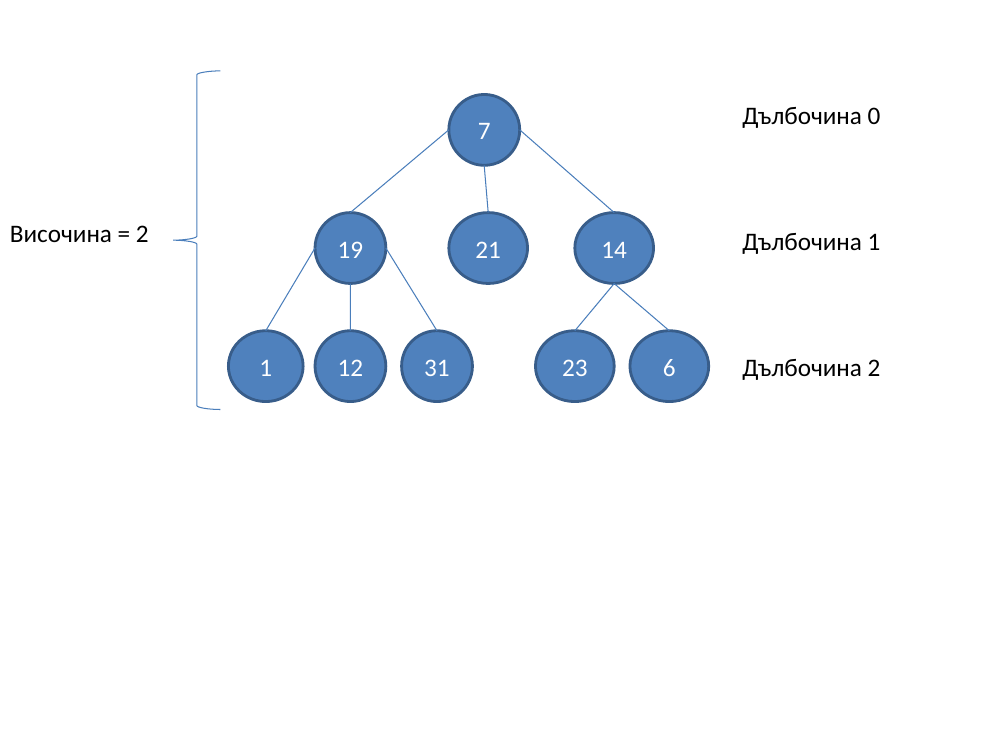
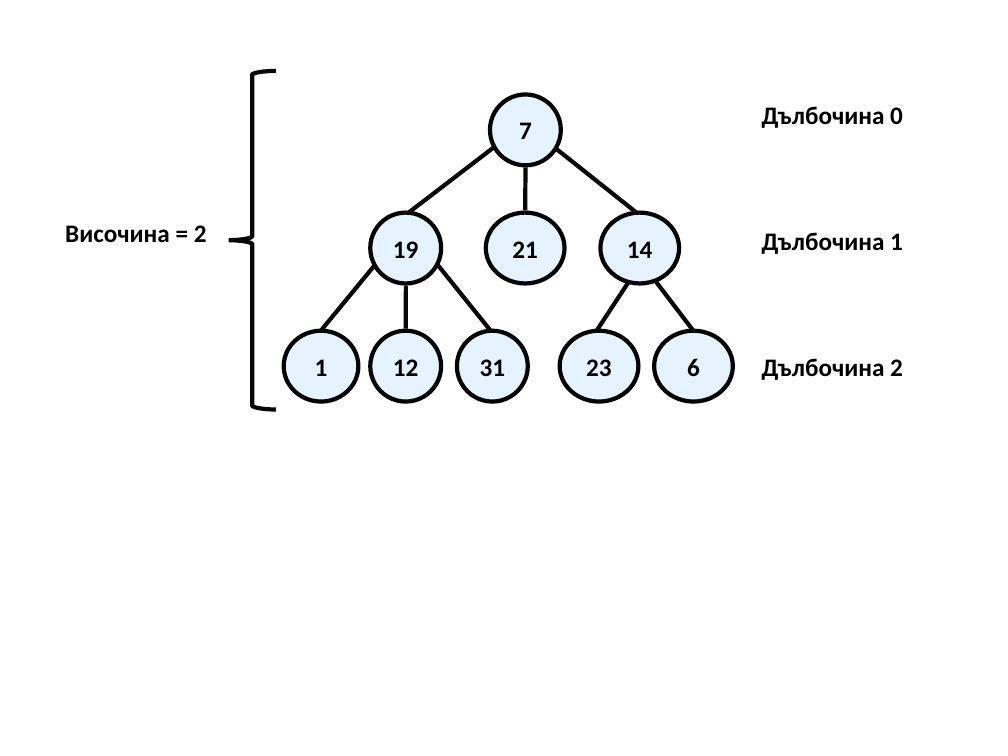
Before and after one commit to nakov/introjavabook, a slide deck: slide 2 of resources/images/Chapter-14.2-Data-Structures-Trees-Hashes/Graphs and Threes.ppt. Drawn at 1008x756 pixels with LibreOffice and Linux fonts; fonts in the diff are those of the drawing. Boxes give left, top, right and bottom in pixels: in the first picture for what was removed or moved away, otherwise in the second. Text is boxed around its words. In the diff, an @@ line names an element or a change of style, - is before the commit and + after.

```diff
--- a/resources/images/Chapter-14.2-Data-Structures-Trees-Hashes/Graphs and Threes.ppt
+++ b/resources/images/Chapter-14.2-Data-Structures-Trees-Hashes/Graphs and Threes.ppt
@@ 4 ellipses, 1 text, 1 freeform shape: place and size @@
-4 ellipses, 1 text, 1 freeform shape at (10,71,472,409)
+4 ellipses, 1 text, 1 freeform shape at (65,71,527,409)
@@ freeform shape at (229,71,276,409): outline #4A7EBB 0.74 pt to #080808 3 pt @@
@@ ellipse "7": place and size @@
-ellipse "7" at (449,95,519,165)
+ellipse "7" at (490,95,560,165)
@@ line moved from (350, 213) - (449, 130) to (408, 214) - (493, 148) @@
@@ line (408, 214) - (493, 148): stroke #4A7EBB 0.74 pt to #080808 3 pt @@
@@ line moved from (520, 130) - (614, 213) to (555, 148) - (636, 213) @@
@@ line (555, 148) - (636, 213): stroke #4A7EBB 0.74 pt to #080808 3 pt @@
@@ line moved from (488, 213) - (484, 165) to (525, 211) - (525, 167) @@
@@ line (525, 211) - (525, 167): stroke #4A7EBB 0.74 pt to #080808 3 pt @@
@@ bold on in 4 elements at (762,106,903,128), (762,232,903,254), (762,358,903,380), (65,225,207,243) @@
@@ ellipse "21": place and size @@
-ellipse "21" at (449,213,527,283)
+ellipse "21" at (486,213,564,283)
@@ 3 ellipses: place and size @@
-3 ellipses at (535,213,709,401)
+3 ellipses at (559,213,733,401)
@@ line moved from (266, 331) - (316, 248) to (321, 332) - (375, 264) @@
@@ line (321, 332) - (375, 264): stroke #4A7EBB 0.74 pt to #080808 3 pt @@
@@ line moved from (386, 248) - (437, 331) to (436, 263) - (491, 331) @@
@@ line (436, 263) - (491, 331): stroke #4A7EBB 0.74 pt to #080808 3 pt @@
@@ line moved from (350, 331) - (351, 283) to (406, 329) - (406, 285) @@
@@ line (406, 329) - (406, 285): stroke #4A7EBB 0.74 pt to #080808 3 pt @@
@@ line moved from (575, 331) - (614, 283) to (597, 331) - (628, 283) @@
@@ line (597, 331) - (628, 283): stroke #4A7EBB 0.74 pt to #080808 3 pt @@
@@ line moved from (614, 283) - (669, 331) to (654, 280) - (694, 332) @@
@@ line (654, 280) - (694, 332): stroke #4A7EBB 0.74 pt to #080808 3 pt @@
@@ text colour #FFFFFF to #000000, bold on; fill #4F81BD to #E5F3FF; outline #385D8A 2.01 pt to #000000 3 pt in 9 elements at (654,331,733,401), (559,331,638,401), (601,213,679,283), (486,213,564,283), (490,95,560,165), (370,213,440,283), (283,331,358,401), (370,331,440,401), (457,331,527,401) @@
@@ 3 texts: place and size @@
-3 texts at (742,107,881,380)
+3 texts at (762,106,903,380)
```
Also in this commit, not shown: 11 other slides changed, 1 slide added, 16 other files.
